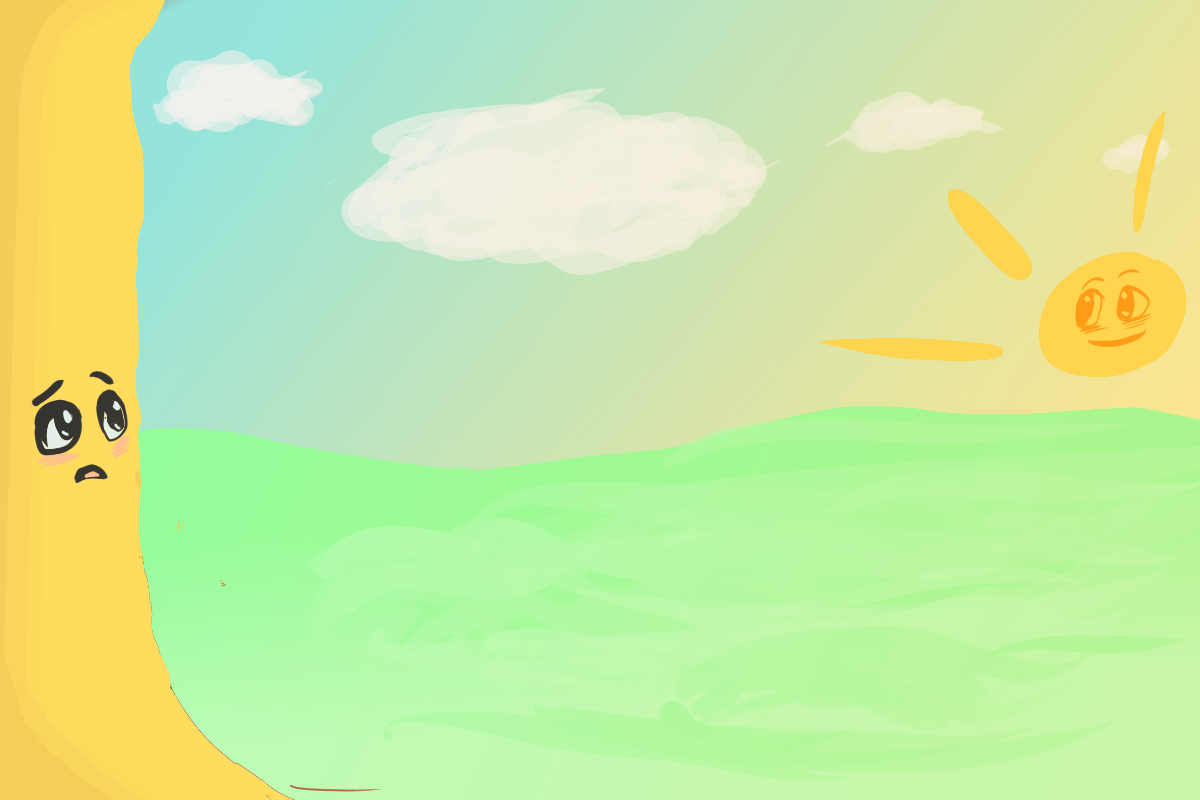
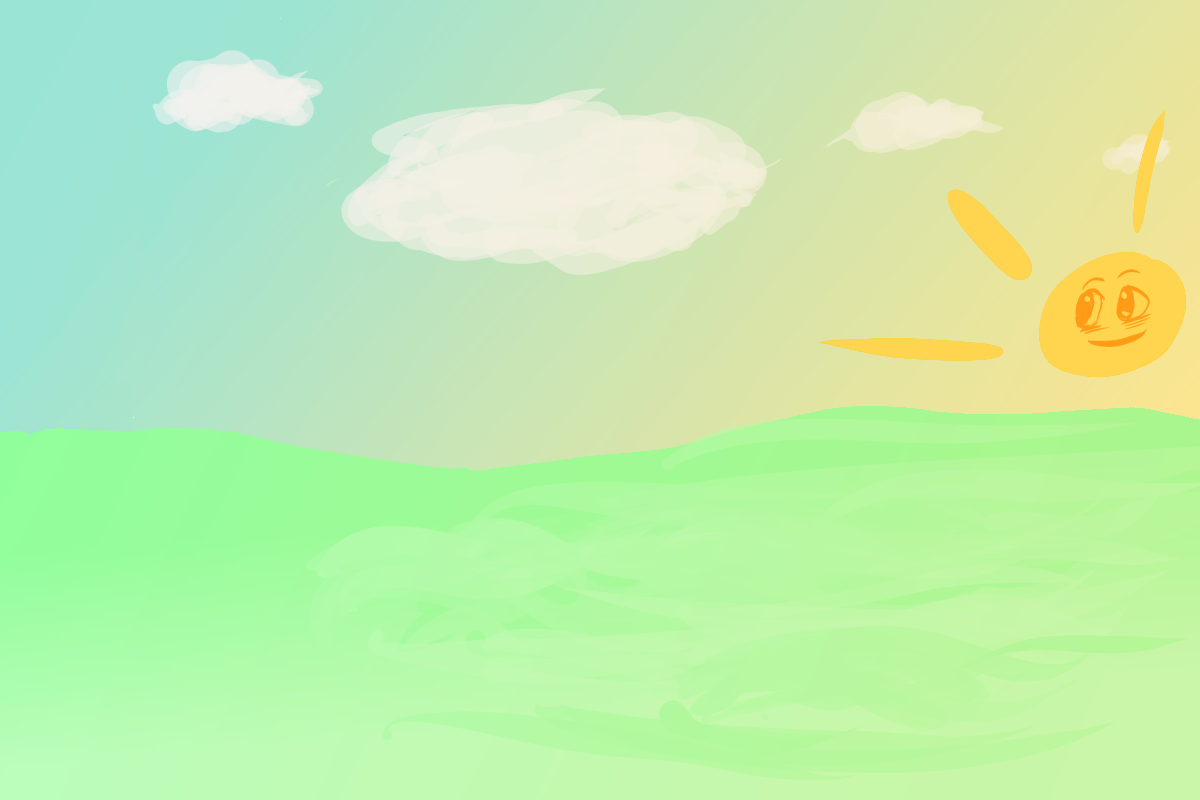
Layers edited between the first and the second 1200px x 800px image:
hid "Layer 14" over 0, 0, 1034, 800
hid "Layer 3" over 0, 0, 1034, 800
painted on "Layer 6" over 0, 0, 1034, 800
